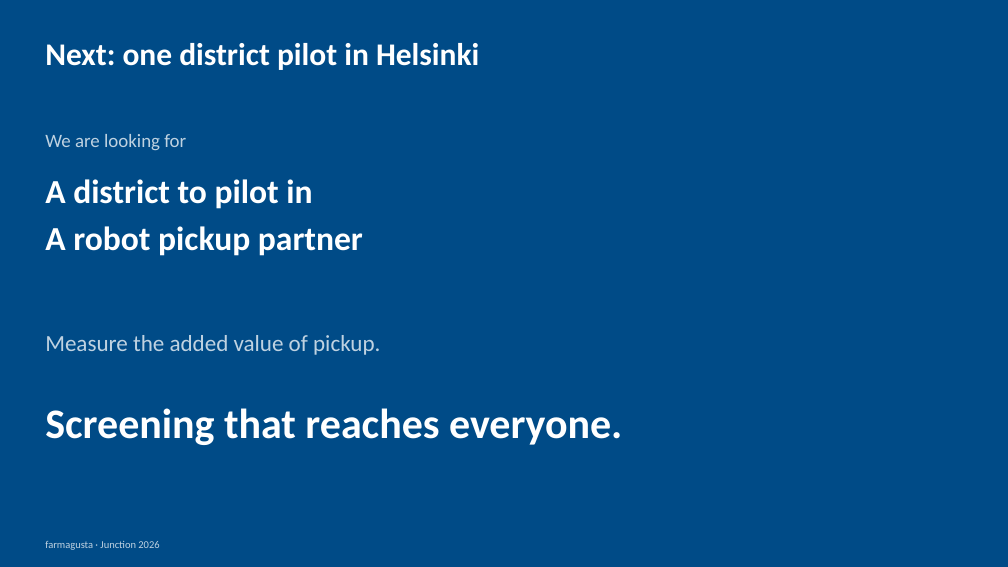
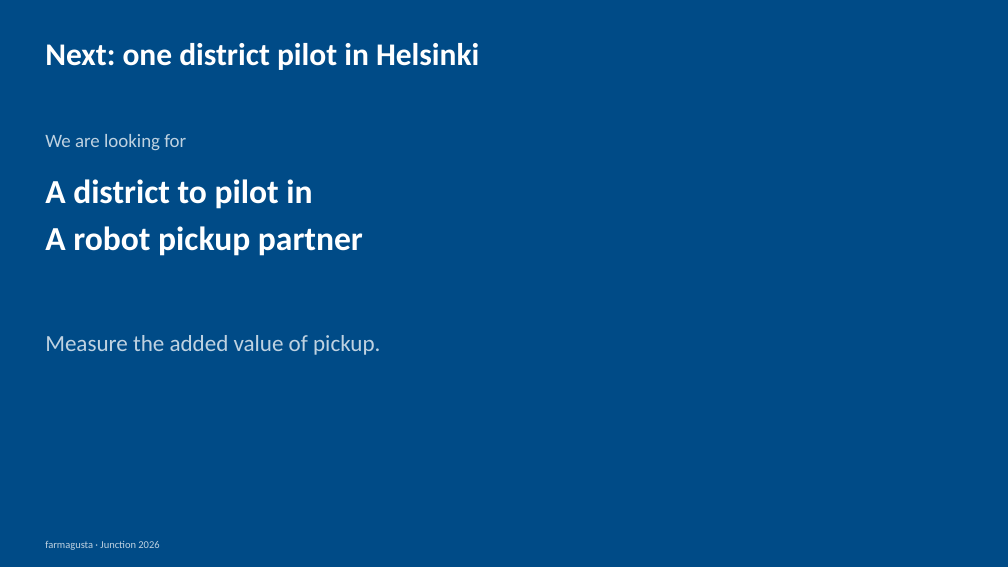
Before and after one commit to rromppanen/junction26, a slide deck: slide 13 of docs/pitch/farmagusta-screening-attendance.pptx. Drawn at 1008x567 pixels with LibreOffice and Linux fonts; fonts in the diff are those of the drawing. Boxes give left, top, right and bottom in pixels: in the first picture for what was removed or moved away, otherwise in the second. Text is boxed around its words. In the diff, an @@ line names an element or a change of style, - is before the commit and + after.

```diff
--- a/docs/pitch/farmagusta-screening-attendance.pptx
+++ b/docs/pitch/farmagusta-screening-attendance.pptx
@@ text removed at [45,408,622,445] @@
-Screening that reaches everyone.
```
Also in this commit, not shown: 2 slides added, 1 slide removed.
